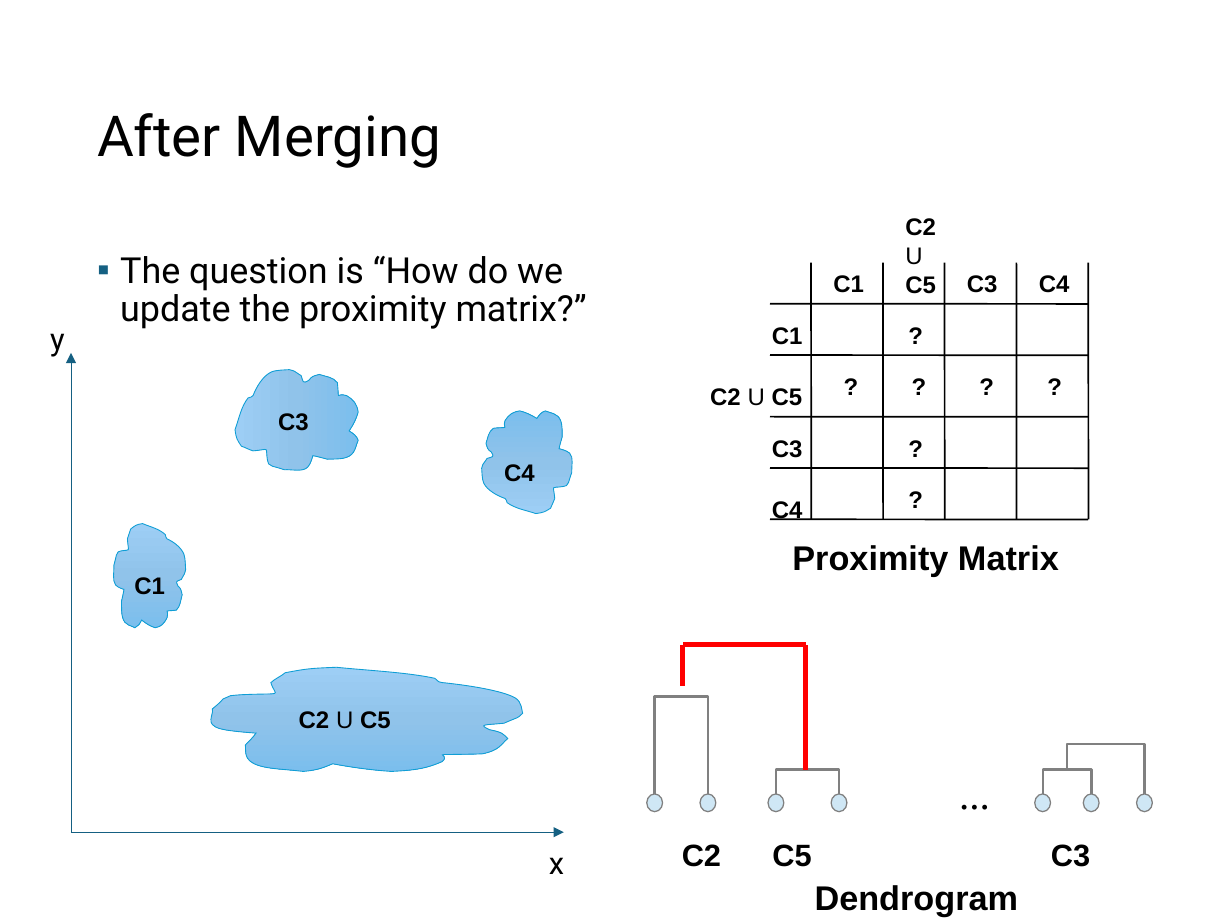
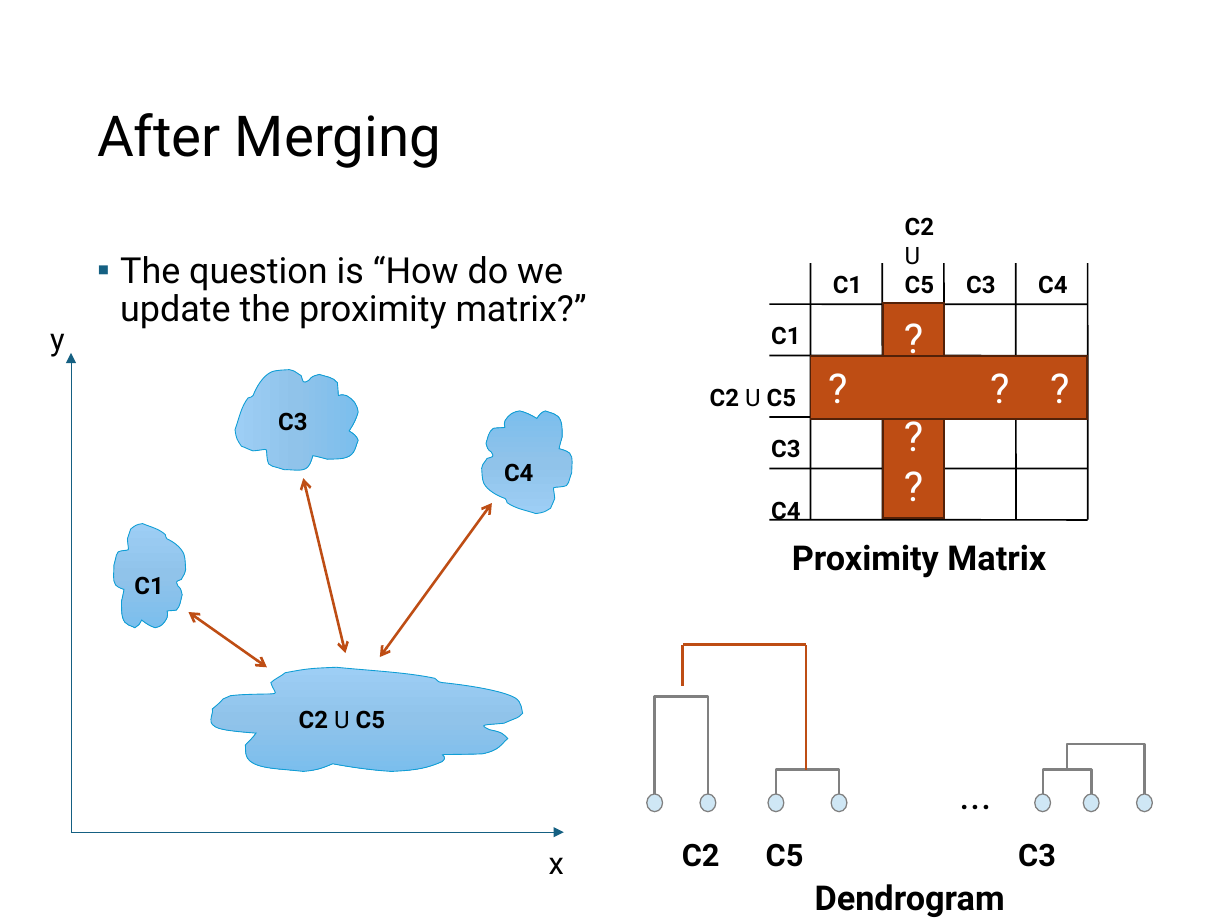
Before and after one commit to mhahsler/Introduction_to_Data_Mining_R_Examples, a slide deck: slide 47 of slides/chap7_basic_cluster_analysis.pptx. Drawn at 1232x924 pixels with LibreOffice and Linux fonts; fonts in the diff are those of the drawing. Boxes give left, top, right and bottom in pixels: in the first picture for what was removed or moved away, otherwise in the second. Text is boxed around its words. In the diff, an @@ line names an element or a change of style, - is before the commit and + after.

Commit message:
font and improved HC slides.

```diff
--- a/slides/chap7_basic_cluster_analysis.pptx
+++ b/slides/chap7_basic_cluster_analysis.pptx
@@ font Arial to Roboto in 15 elements at box(792, 544, 1046, 578), box(682, 843, 1056, 867), box(815, 884, 1005, 917), box(134, 576, 163, 595), box(504, 463, 533, 482), box(299, 710, 385, 729), box(278, 412, 307, 431), box(771, 326, 800, 345), box(771, 439, 800, 458), box(771, 501, 800, 521), box(710, 388, 796, 407), box(1038, 275, 1067, 294), box(966, 275, 995, 294), box(833, 275, 862, 294), box(905, 217, 934, 294) @@
@@ rectangle added at box(883, 302, 944, 518), fill #BE4D14, outline #532209 1 pt, 24 pt, text #FFFFFF @@
+?
+?
+?
@@ rectangle added at box(811, 356, 1088, 419), fill #BE4D14, outline #532209 1 pt, 24 pt, text #FFFFFF @@
+? ? ?
@@ text removed at box(832, 366, 1119, 436) @@
-? ? ? ?
@@ double arrow added from (345, 653) to (303, 478), #BE4D14 1.5 pt @@
@@ font Arial to Roboto, text colour #000000 to #BE4D14 in 3 elements at box(896, 314, 967, 356), box(896, 428, 967, 469), box(896, 479, 967, 521) @@
@@ double arrow added from (379, 657) to (492, 503), #BE4D14 1.5 pt @@
@@ double arrow added from (267, 668) to (188, 612), #BE4D14 1.5 pt @@
@@ line (683, 685) - (683, 644): stroke #FF0000 3 pt to #BE4D14 1.5 pt @@
@@ line (806, 644) - (683, 644): stroke #FF0000 3 pt to #BE4D14 1.5 pt @@
@@ line (806, 770) - (806, 644): stroke #FF0000 3 pt to #BE4D14 1.5 pt @@
@@ text "..." at box(947, 763, 1003, 850): font Times New Roman to Roboto @@
```
Also in this commit, not shown: 15 other slides changed, 1 other file.
